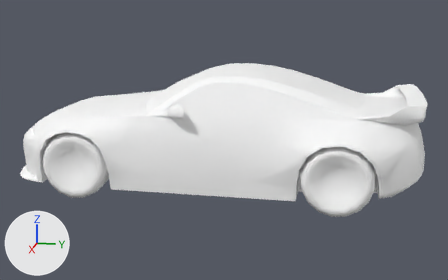
Renders of the FBX model Assets/_Gumball/Runtime/Environment/Spectator_Cars/Files/Meshes_Traffic_Cars/Traffic_350z.fbx from each side of a commit.
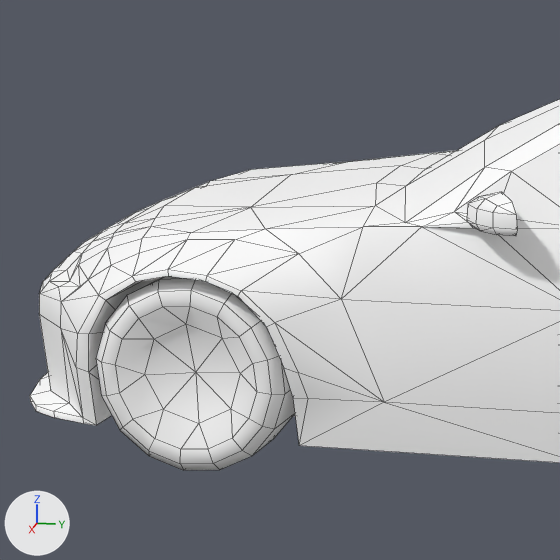
Old and new are each drawn whole from a 50 mm camera at (6.62, 1.38, 2.12) aimed at (0.03, 0.07, 0.47) and again close up on the part from 2% to 44% of the width and 14% to 81% of the height. Lighting does not change. The marker at lower left points along +X, +Y and +Z. The close-ups show mesh edges as thin lines. Objects named as collision shapes, trigger or cutter boxes, shadow casters or lower levels of detail are left out. Where no turn or scale is listed for an object, it has been applied to the vertices.

In view in the first close-up: 'Traffic_350z_FW_L', 'Traffic_350z_LOD0'.
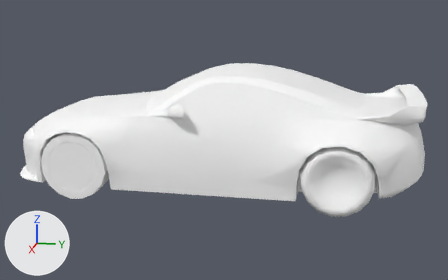
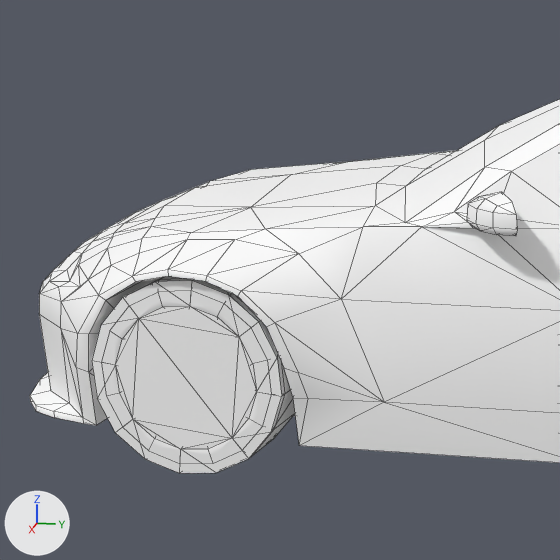
Where the newer file only moved an object's origin or applied its transform, the numbers keep the older frame.

Changed parts and their boxes [x1, y1, x2, y2] in the close-ups (560 x 560 px):
```json
{"object": "Traffic_350z_FW_L_LOD1", "change": "added", "after": [92, 280, 293, 473]}
{"object": "Traffic_350z_FW_L", "change": "unchanged, covered by the edit", "before": [96, 276, 295, 470], "after": [113, 276, 295, 456]}
```

Edits to the scene script, one JSON object a line:
```json
{"op": "add", "block": "me_mesh_011", "code": ["me_mesh_011 = bpy.data.meshes.new('Mesh.011')", "me_mesh_011.from_pydata(...)  # 32 vertices, 44 faces; spans x -0.171..0.059, y -0.347..0.347, z -0.347..0.347", "me_mesh_011.materials.append(mat_lambert8)  # its picture is missing"]}
{"op": "add", "block": "ob_traffic_350z_fw_l_lod1", "code": ["ob_traffic_350z_fw_l_lod1 = bpy.data.objects.new('Traffic_350z_FW_L_LOD1', me_mesh_011)", "ob_traffic_350z_fw_l_lod1.location = (0.872, -1.333, 0.338)"]}
```
